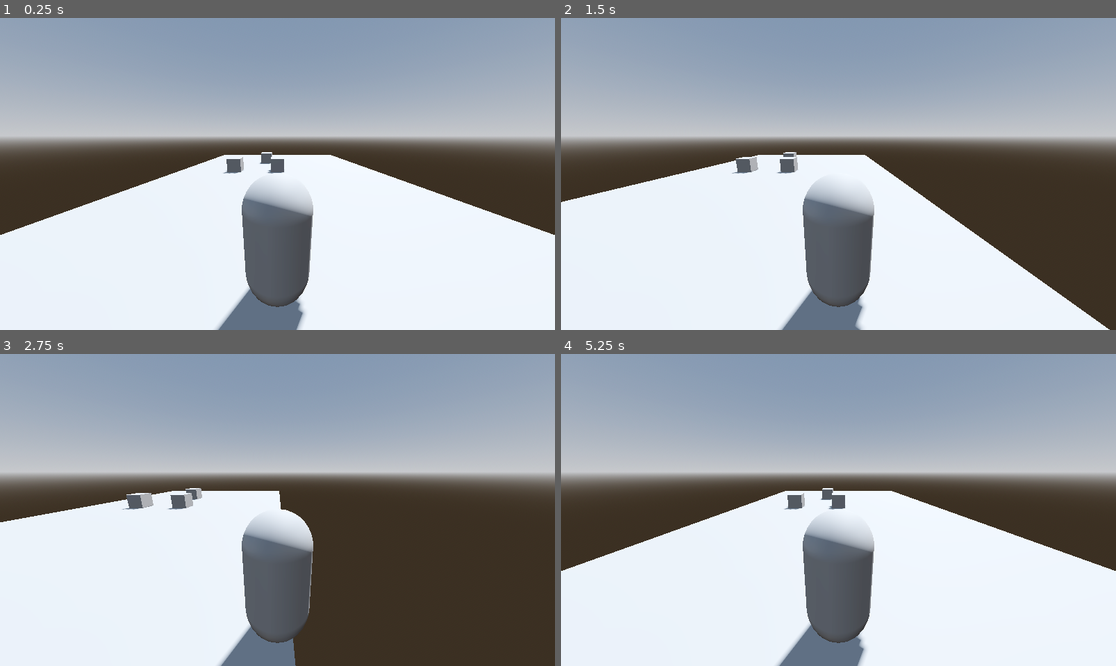
Above: before the commit, frames 1-4 (two rows, left to right).
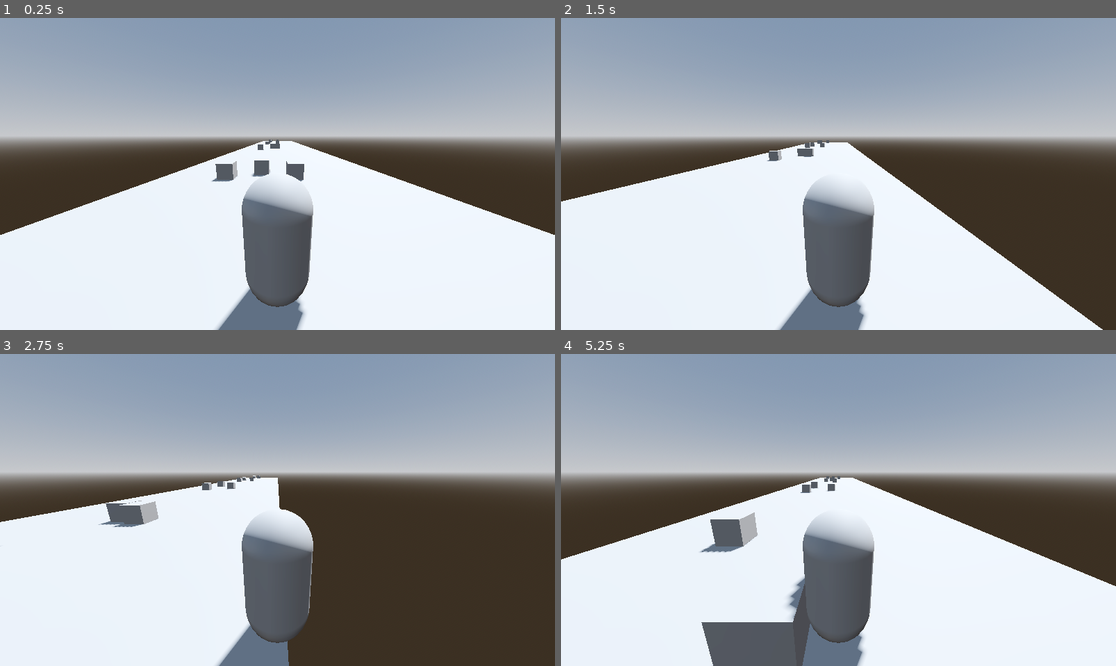
Above: after the commit, the same moments.

Repository: Vilkku11/EndlessRunner
Game: Godot game, scene res://world.tscn
Same seed, same stepped clock (60 frames per second), same inputs: the game is played once before the commit and once after it.
Inputs:
- Up to frame 1 (0.25 s): no input
- Up to frame 2 (1.5 s): hold Right (ui_right) 0.53-1.28 s; hold Down (ui_down) from 1.28 s (still down)
- Up to frame 3 (2.75 s): release Down (ui_down) at 2.03 s; hold Right (ui_right) from 2.03 s (still down)
- Up to frame 4 (5.25 s): release Right (ui_right) at 2.78 s; hold Up (ui_up) 2.78-3.53 s; hold Left (ui_left) 3.53-5.03 s; hold Down (ui_down) from 5.03 s (still down)

The runs differ from the first frame. In frame 1, 1.2% of the frame differs, in the area x 38-60%, y 38-53%; in frame 2, 1.5%; in frame 3, 1.7%; in frame 4, 6.6%, in the area x 0-100%, y 39-100%.

Commit message:
TerrainController working

Diff:
--- a/Player.gd
+++ b/Player.gd
@@ -21,4 +21,4 @@
 	var collision = get_last_slide_collision()
 	if collision:
 		print("Collided with: ", collision.get_collider())
-		get_tree().quit()
+		#get_tree().quit()
--- /dev/null
+++ b/Terrain/terrain_0.tscn
@@ -0,0 +1,39 @@
+[gd_scene load_steps=4 format=3 uid="uid://cm2x5rhywho6p"]
+
+[sub_resource type="PlaneMesh" id="PlaneMesh_hvx2r"]
+size = Vector2(15, 20)
+
+[sub_resource type="BoxShape3D" id="BoxShape3D_ixuic"]
+
+[sub_resource type="BoxMesh" id="BoxMesh_biiug"]
+
+[node name="Terrain0" type="MeshInstance3D"]
+transform = Transform3D(1, 0, 0, 0, 1, 0, 0, 0, 1, 0, 0, -9.50071)
+mesh = SubResource("PlaneMesh_hvx2r")
+
+[node name="Block0" type="StaticBody3D" parent="."]
+transform = Transform3D(1, 0, 0, 0, 1, 0, 0, 0, 1, 0, 0.5, 0)
+
+[node name="CollisionShape3D" type="CollisionShape3D" parent="Block0"]
+shape = SubResource("BoxShape3D_ixuic")
+
+[node name="MeshInstance3D" type="MeshInstance3D" parent="Block0"]
+mesh = SubResource("BoxMesh_biiug")
+
+[node name="Block1" type="StaticBody3D" parent="."]
+transform = Transform3D(1, 0, 0, 0, 1, 0, 0, 0, 1, -3.19599, 0.5, 0)
+
+[node name="CollisionShape3D" type="CollisionShape3D" parent="Block1"]
+shape = SubResource("BoxShape3D_ixuic")
+
+[node name="MeshInstance3D" type="MeshInstance3D" parent="Block1"]
+mesh = SubResource("BoxMesh_biiug")
+
+[node name="Block2" type="StaticBody3D" parent="."]
+transform = Transform3D(1, 0, 0, 0, 1, 0, 0, 0, 1, -1.06622, 0.5, -3.72369)
+
+[node name="CollisionShape3D" type="CollisionShape3D" parent="Block2"]
+shape = SubResource("BoxShape3D_ixuic")
+
+[node name="MeshInstance3D" type="MeshInstance3D" parent="Block2"]
+mesh = SubResource("BoxMesh_biiug")
--- /dev/null
+++ b/Terrain/terrain_1.tscn
@@ -0,0 +1,49 @@
+[gd_scene load_steps=5 format=3 uid="uid://ly73bbn5bux5"]
+
+[sub_resource type="PlaneMesh" id="PlaneMesh_hvx2r"]
+size = Vector2(15, 20)
+
+[sub_resource type="BoxShape3D" id="BoxShape3D_ixuic"]
+
+[sub_resource type="BoxMesh" id="BoxMesh_biiug"]
+
+[sub_resource type="ConcavePolygonShape3D" id="ConcavePolygonShape3D_bwv4u"]
+data = PackedVector3Array(7.5, 0, 10, -7.5, 0, 10, 7.5, 0, -10, -7.5, 0, 10, -7.5, 0, -10, 7.5, 0, -10)
+
+[node name="Terrain0" type="MeshInstance3D"]
+transform = Transform3D(1, 0, 0, 0, 1, 0, 0, 0, 1, 0, 0, -9.50071)
+mesh = SubResource("PlaneMesh_hvx2r")
+
+[node name="Block0" type="StaticBody3D" parent="."]
+transform = Transform3D(1, 0, 0, 0, 1, 0, 0, 0, 1, 0, 0.5, 0)
+
+[node name="CollisionShape3D" type="CollisionShape3D" parent="Block0"]
+shape = SubResource("BoxShape3D_ixuic")
+
+[node name="MeshInstance3D" type="MeshInstance3D" parent="Block0"]
+transform = Transform3D(1, 0, 0, 0, 1, 0, 0, 0, 1, 0, 0, 2.18818)
+mesh = SubResource("BoxMesh_biiug")
+
+[node name="Block1" type="StaticBody3D" parent="."]
+transform = Transform3D(1, 0, 0, 0, 1, 0, 0, 0, 1, -2.29562, 0.5, 0)
+
+[node name="CollisionShape3D" type="CollisionShape3D" parent="Block1"]
+transform = Transform3D(1, 0, 0, 0, 1, 0, 0, 0, 1, -0.22172, 0, 0)
+shape = SubResource("BoxShape3D_ixuic")
+
+[node name="MeshInstance3D" type="MeshInstance3D" parent="Block1"]
+mesh = SubResource("BoxMesh_biiug")
+
+[node name="Block2" type="StaticBody3D" parent="."]
+transform = Transform3D(1, 0, 0, 0, 1, 0, 0, 0, 1, -1.06622, 0.5, -3.72369)
+
+[node name="CollisionShape3D" type="CollisionShape3D" parent="Block2"]
+shape = SubResource("BoxShape3D_ixuic")
+
+[node name="MeshInstance3D" type="MeshInstance3D" parent="Block2"]
+mesh = SubResource("BoxMesh_biiug")
+
+[node name="StaticBody3D" type="StaticBody3D" parent="."]
+
+[node name="CollisionShape3D" type="CollisionShape3D" parent="StaticBody3D"]
+shape = SubResource("ConcavePolygonShape3D_bwv4u")
--- /dev/null
+++ b/Terrain/terrain_2.tscn
@@ -0,0 +1,47 @@
+[gd_scene load_steps=5 format=3 uid="uid://te7xc2nut3ib"]
+
+[sub_resource type="PlaneMesh" id="PlaneMesh_hvx2r"]
+size = Vector2(15, 20)
+
+[sub_resource type="BoxShape3D" id="BoxShape3D_ixuic"]
+
+[sub_resource type="BoxMesh" id="BoxMesh_biiug"]
+
+[sub_resource type="ConcavePolygonShape3D" id="ConcavePolygonShape3D_kpfmm"]
+data = PackedVector3Array(7.5, 0, 10, -7.5, 0, 10, 7.5, 0, -10, -7.5, 0, 10, -7.5, 0, -10, 7.5, 0, -10)
+
+[node name="Terrain0" type="MeshInstance3D"]
+transform = Transform3D(1, 0, 0, 0, 1, 0, 0, 0, 1, 0, 0, -9.50071)
+mesh = SubResource("PlaneMesh_hvx2r")
+
+[node name="Block0" type="StaticBody3D" parent="."]
+transform = Transform3D(1, 0, 0, 0, 1, 0, 0, 0, 1, 0, 0.5, 0)
+
+[node name="CollisionShape3D" type="CollisionShape3D" parent="Block0"]
+shape = SubResource("BoxShape3D_ixuic")
+
+[node name="MeshInstance3D" type="MeshInstance3D" parent="Block0"]
+mesh = SubResource("BoxMesh_biiug")
+
+[node name="Block1" type="StaticBody3D" parent="."]
+transform = Transform3D(1, 0, 0, 0, 1, 0, 0, 0, 1, -3.19599, 0.5, 1.48092)
+
+[node name="CollisionShape3D" type="CollisionShape3D" parent="Block1"]
+shape = SubResource("BoxShape3D_ixuic")
+
+[node name="MeshInstance3D" type="MeshInstance3D" parent="Block1"]
+mesh = SubResource("BoxMesh_biiug")
+
+[node name="Block2" type="StaticBody3D" parent="."]
+transform = Transform3D(1, 0, 0, 0, 1, 0, 0, 0, 1, -2.9351, 0.5, -3.72369)
+
+[node name="CollisionShape3D" type="CollisionShape3D" parent="Block2"]
+shape = SubResource("BoxShape3D_ixuic")
+
+[node name="MeshInstance3D" type="MeshInstance3D" parent="Block2"]
+mesh = SubResource("BoxMesh_biiug")
+
+[node name="StaticBody3D" type="StaticBody3D" parent="."]
+
+[node name="CollisionShape3D" type="CollisionShape3D" parent="StaticBody3D"]
+shape = SubResource("ConcavePolygonShape3D_kpfmm")
--- /dev/null
+++ b/Terrain/terrain_3.tscn
@@ -0,0 +1,47 @@
+[gd_scene load_steps=5 format=3 uid="uid://bjw52hd88qbna"]
+
+[sub_resource type="PlaneMesh" id="PlaneMesh_hvx2r"]
+size = Vector2(15, 20)
+
+[sub_resource type="BoxShape3D" id="BoxShape3D_ixuic"]
+
+[sub_resource type="BoxMesh" id="BoxMesh_biiug"]
+
+[sub_resource type="ConcavePolygonShape3D" id="ConcavePolygonShape3D_f7fwk"]
+data = PackedVector3Array(7.5, 0, 10, -7.5, 0, 10, 7.5, 0, -10, -7.5, 0, 10, -7.5, 0, -10, 7.5, 0, -10)
+
+[node name="Terrain0" type="MeshInstance3D"]
+transform = Transform3D(1, 0, 0, 0, 1, 0, 0, 0, 1, 0, 0, -9.50071)
+mesh = SubResource("PlaneMesh_hvx2r")
+
+[node name="Block0" type="StaticBody3D" parent="."]
+transform = Transform3D(1, 0, 0, 0, 1, 0, 0, 0, 1, 1.09591, 0.5, 0)
+
+[node name="CollisionShape3D" type="CollisionShape3D" parent="Block0"]
+shape = SubResource("BoxShape3D_ixuic")
+
+[node name="MeshInstance3D" type="MeshInstance3D" parent="Block0"]
+mesh = SubResource("BoxMesh_biiug")
+
+[node name="Block1" type="StaticBody3D" parent="."]
+transform = Transform3D(1, 0, 0, 0, 1, 0, 0, 0, 1, -3.19599, 0.5, 0)
+
+[node name="CollisionShape3D" type="CollisionShape3D" parent="Block1"]
+shape = SubResource("BoxShape3D_ixuic")
+
+[node name="MeshInstance3D" type="MeshInstance3D" parent="Block1"]
+mesh = SubResource("BoxMesh_biiug")
+
+[node name="Block2" type="StaticBody3D" parent="."]
+transform = Transform3D(1, 0, 0, 0, 1, 0, 0, 0, 1, -1.06622, 0.5, -1.08065)
+
+[node name="CollisionShape3D" type="CollisionShape3D" parent="Block2"]
+shape = SubResource("BoxShape3D_ixuic")
+
+[node name="MeshInstance3D" type="MeshInstance3D" parent="Block2"]
+mesh = SubResource("BoxMesh_biiug")
+
+[node name="StaticBody3D" type="StaticBody3D" parent="."]
+
+[node name="CollisionShape3D" type="CollisionShape3D" parent="StaticBody3D"]
+shape = SubResource("ConcavePolygonShape3D_f7fwk")
--- /dev/null
+++ b/Terrain/terrain_4.tscn
@@ -0,0 +1,55 @@
+[gd_scene load_steps=6 format=3 uid="uid://65viq1sfwslv"]
+
+[sub_resource type="PlaneMesh" id="PlaneMesh_hvx2r"]
+size = Vector2(15, 20)
+
+[sub_resource type="BoxShape3D" id="BoxShape3D_ixuic"]
+
+[sub_resource type="BoxMesh" id="BoxMesh_biiug"]
+
+[sub_resource type="ConcavePolygonShape3D" id="ConcavePolygonShape3D_a03xs"]
+data = PackedVector3Array(7.5, 0, 10, -7.5, 0, 10, 7.5, 0, -10, -7.5, 0, 10, -7.5, 0, -10, 7.5, 0, -10)
+
+[sub_resource type="ConcavePolygonShape3D" id="ConcavePolygonShape3D_qnh1q"]
+data = PackedVector3Array(7.5, 0, 10, -7.5, 0, 10, 7.5, 0, -10, -7.5, 0, 10, -7.5, 0, -10, 7.5, 0, -10)
+
+[node name="Terrain0" type="MeshInstance3D"]
+transform = Transform3D(1, 0, 0, 0, 1, 0, 0, 0, 1, 0, 0, -9.50071)
+mesh = SubResource("PlaneMesh_hvx2r")
+
+[node name="Block0" type="StaticBody3D" parent="."]
+transform = Transform3D(1, 0, 0, 0, 1, 0, 0, 0, 1, 0, 0.5, -3.37165)
+
+[node name="CollisionShape3D" type="CollisionShape3D" parent="Block0"]
+shape = SubResource("BoxShape3D_ixuic")
+
+[node name="MeshInstance3D" type="MeshInstance3D" parent="Block0"]
+mesh = SubResource("BoxMesh_biiug")
+
+[node name="Block1" type="StaticBody3D" parent="."]
+transform = Transform3D(1, 0, 0, 0, 1, 0, 0, 0, 1, -3.19599, 0.5, 0)
+
+[node name="CollisionShape3D" type="CollisionShape3D" parent="Block1"]
+shape = SubResource("BoxShape3D_ixuic")
+
+[node name="MeshInstance3D" type="MeshInstance3D" parent="Block1"]
+mesh = SubResource("BoxMesh_biiug")
+
+[node name="Block2" type="StaticBody3D" parent="."]
+transform = Transform3D(1, 0, 0, 0, 1, 0, 0, 0, 1, -1.06622, 0.5, -3.72369)
+
+[node name="CollisionShape3D" type="CollisionShape3D" parent="Block2"]
+shape = SubResource("BoxShape3D_ixuic")
+
+[node name="MeshInstance3D" type="MeshInstance3D" parent="Block2"]
+mesh = SubResource("BoxMesh_biiug")
+
+[node name="StaticBody3D" type="StaticBody3D" parent="."]
+
+[node name="CollisionShape3D" type="CollisionShape3D" parent="StaticBody3D"]
+shape = SubResource("ConcavePolygonShape3D_a03xs")
+
+[node name="StaticBody3D2" type="StaticBody3D" parent="."]
+
+[node name="CollisionShape3D" type="CollisionShape3D" parent="StaticBody3D2"]
+shape = SubResource("ConcavePolygonShape3D_qnh1q")
--- /dev/null
+++ b/terrain_controller.gd
@@ -0,0 +1,64 @@
+extends Node3D
+class_name TerrainController
+## This builds and operates the terrain "conveyor belt"
+##
+## A set of randomly choosen terrain blocks is rendered to the viewport.
+## As the game played the terrian is moved in the posative Z direction.
+## When a given block passes behind this node it is removed and a new block
+## is added to the far end of the conveyor
+
+## Holds the catalog of loaded terrian block scenes
+var TerrainBlocks: Array = []
+## The set of terrian blocks which are currently rendered to viewport
+var terrain_belt: Array[MeshInstance3D] = []
+@export var terrain_velocity: float = 10.0
+## The number of blocks to keep rendered to the viewport
+@export var num_terrain_blocks = 4
+## Path to directory holding the terrain block scenes
+@export_dir var terrain_blocks_path = "res://Terrain"
+
+
+func _ready() -> void:
+	_load_terrain_scenes(terrain_blocks_path)
+	_init_blocks(num_terrain_blocks)
+
+
+func _physics_process(delta: float) -> void:
+	_progress_terrain(delta)
+
+
+func _init_blocks(number_of_blocks: int) -> void:
+	for block_index in number_of_blocks:
+		var block = TerrainBlocks.pick_random().instantiate()
+		if block_index == 0:
+			block.position.z = block.mesh.size.y/2
+		else:
+			_append_to_far_edge(terrain_belt[block_index-1], block)
+		add_child(block)
+		terrain_belt.append(block)
+
+
+func _progress_terrain(delta: float) -> void:
+	for block in terrain_belt:
+		block.position.z += terrain_velocity * delta
+
+	if terrain_belt[0].position.z >= terrain_belt[0].mesh.size.y/2:
+		var last_terrain = terrain_belt[-1]
+		var first_terrain = terrain_belt.pop_front()
+
+		var block = TerrainBlocks.pick_random().instantiate()
+		_append_to_far_edge(last_terrain, block)
+		add_child(block)
+		terrain_belt.append(block)
+		first_terrain.queue_free()
+
+
+func _append_to_far_edge(target_block: MeshInstance3D, appending_block: MeshInstance3D) -> void:
+	appending_block.position.z = target_block.position.z - target_block.mesh.size.y/2 - appending_block.mesh.size.y/2
+
+
+func _load_terrain_scenes(target_path: String) -> void:
+	var dir = DirAccess.open(target_path)
+	for scene_path in dir.get_files():
+		print("Loading terrian block scene: " + target_path + "/" + scene_path)
+		TerrainBlocks.append(load(target_path + "/" + scene_path))
--- /dev/null
+++ b/terrain_controller.tscn
@@ -0,0 +1,6 @@
+[gd_scene load_steps=2 format=3 uid="uid://bt2cu7pw8is6i"]
+
+[ext_resource type="Script" path="res://terrain_controller.gd" id="1_ji3yy"]
+
+[node name="TerrainController" type="Node3D"]
+script = ExtResource("1_ji3yy")
--- a/world.tscn
+++ b/world.tscn
@@ -1,6 +1,7 @@
-[gd_scene load_steps=10 format=3 uid="uid://dmdm8rnr517pu"]
+[gd_scene load_steps=8 format=3 uid="uid://dmdm8rnr517pu"]
 
 [ext_resource type="Script" path="res://Player.gd" id="1_704f2"]
+[ext_resource type="PackedScene" uid="uid://bt2cu7pw8is6i" path="res://terrain_controller.tscn" id="2_gf1wx"]
 
 [sub_resource type="ProceduralSkyMaterial" id="ProceduralSkyMaterial_cdcmx"]
 sky_horizon_color = Color(0.64625, 0.65575, 0.67075, 1)
@@ -18,13 +19,6 @@
 [sub_resource type="CapsuleShape3D" id="CapsuleShape3D_e7mym"]
 
 [sub_resource type="CapsuleMesh" id="CapsuleMesh_4q8ns"]
-
-[sub_resource type="PlaneMesh" id="PlaneMesh_hvx2r"]
-size = Vector2(15, 20)
-
-[sub_resource type="BoxShape3D" id="BoxShape3D_ixuic"]
-
-[sub_resource type="BoxMesh" id="BoxMesh_biiug"]
 
 [node name="World" type="Node3D"]
 
@@ -49,33 +43,4 @@
 transform = Transform3D(1, 0, 0, 0, 0.970553, 0.240889, 0, -0.240889, 0.970553, 0, 1.50087, 2.01873)
 fov = 91.0
 
-[node name="Terrain0" type="MeshInstance3D" parent="."]
-transform = Transform3D(1, 0, 0, 0, 1, 0, 0, 0, 1, 0, 0, -9.50071)
-mesh = SubResource("PlaneMesh_hvx2r")
-
-[node name="Block0" type="StaticBody3D" parent="Terrain0"]
-transform = Transform3D(1, 0, 0, 0, 1, 0, 0, 0, 1, 0, 0.5, 0)
-
-[node name="CollisionShape3D" type="CollisionShape3D" parent="Terrain0/Block0"]
-shape = SubResource("BoxShape3D_ixuic")
-
-[node name="MeshInstance3D" type="MeshInstance3D" parent="Terrain0/Block0"]
-mesh = SubResource("BoxMesh_biiug")
-
-[node name="Block1" type="StaticBody3D" parent="Terrain0"]
-transform = Transform3D(1, 0, 0, 0, 1, 0, 0, 0, 1, -3.19599, 0.5, 0)
-
-[node name="CollisionShape3D" type="CollisionShape3D" parent="Terrain0/Block1"]
-shape = SubResource("BoxShape3D_ixuic")
-
-[node name="MeshInstance3D" type="MeshInstance3D" parent="Terrain0/Block1"]
-mesh = SubResource("BoxMesh_biiug")
-
-[node name="Block2" type="StaticBody3D" parent="Terrain0"]
-transform = Transform3D(1, 0, 0, 0, 1, 0, 0, 0, 1, -1.06622, 0.5, -3.72369)
-
-[node name="CollisionShape3D" type="CollisionShape3D" parent="Terrain0/Block2"]
-shape = SubResource("BoxShape3D_ixuic")
-
-[node name="MeshInstance3D" type="MeshInstance3D" parent="Terrain0/Block2"]
-mesh = SubResource("BoxMesh_biiug")
+[node name="TerrainController" parent="." instance=ExtResource("2_gf1wx")]
